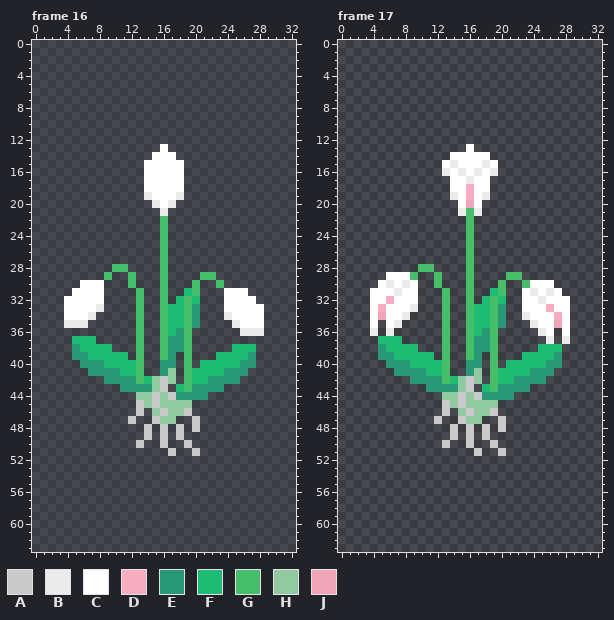
A pixel-art file gets an edit: assets/Flowers/Orchid/orchid_bloom.ase. The first picture shows the starting point.
33x64 pixels, 20 frames. Colours within 5 levels of each other are drawn and written as one. Shown: frame 16, frame 17. The commit also changed other frames, which this record leaves out.
Palette (. is transparent): A #cacaca  B #ebebeb  C #ffffff  D #f8acbf  E #299877  F #1ebc73  G #46be6a  H #91c9a1  J #efa4b7
Now the later version:
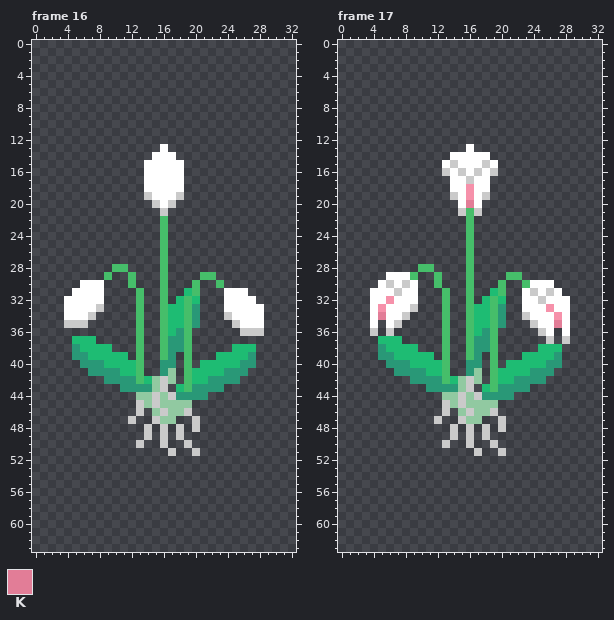
Colours new in this view: K #e27d97
Diff:
layer "Blush1" opacity 47% -> 63%
layer "Blush2" opacity 47% -> 63%
layer "Blush3" opacity 47% -> 63%
Colour D changes from #f8acbf to #f691aa.
Frame 16, layers "Petals3", "Petals2", "Petals1":
The author changed colour B to colour A in row 19 at x 14 and 18; in row 20 at x 15 and 17; in row 21 at x 16; in row 33 at x 8; in row 34 at x 7 and 24; in row 35 at x 4 to 6 and 25.
The author changed colour B to colour A in row 36 at x 26 to 28.
Frame 17, layers "Petals3", "Petals2", "Petals1":
The author changed colour B to colour A in row 15 at x 14 and 18; in row 16 at x 13, 15, 17 and 19; in row 17 at x 16; in row 19 at x 14 and 18; in row 21 at x 15 and 17; in row 30 at x 6 and 8.
The author changed colour B to colour A in row 31 at x 7, 24 and 26; in row 32 at x 25; in row 33 at x 9; in row 34 at x 8 and 23; in row 35 at x 7 and 24; in row 36 at x 4, 6 and 25.
The author changed colour B to colour A in row 37 at x 26 and 28.
The author changed colour J to colour K in row 20 at x 16; in row 34 at x 5; in row 35 at x 27.
Changed places in both pictures, as pixel boxes (x1, y1, x2, y2):
changed: (144, 192, 184, 216)
changed: (64, 304, 104, 328)
changed: (224, 312, 264, 336)
changed: (442, 160, 498, 216)
changed: (370, 280, 418, 336)
changed: (522, 288, 570, 344)
